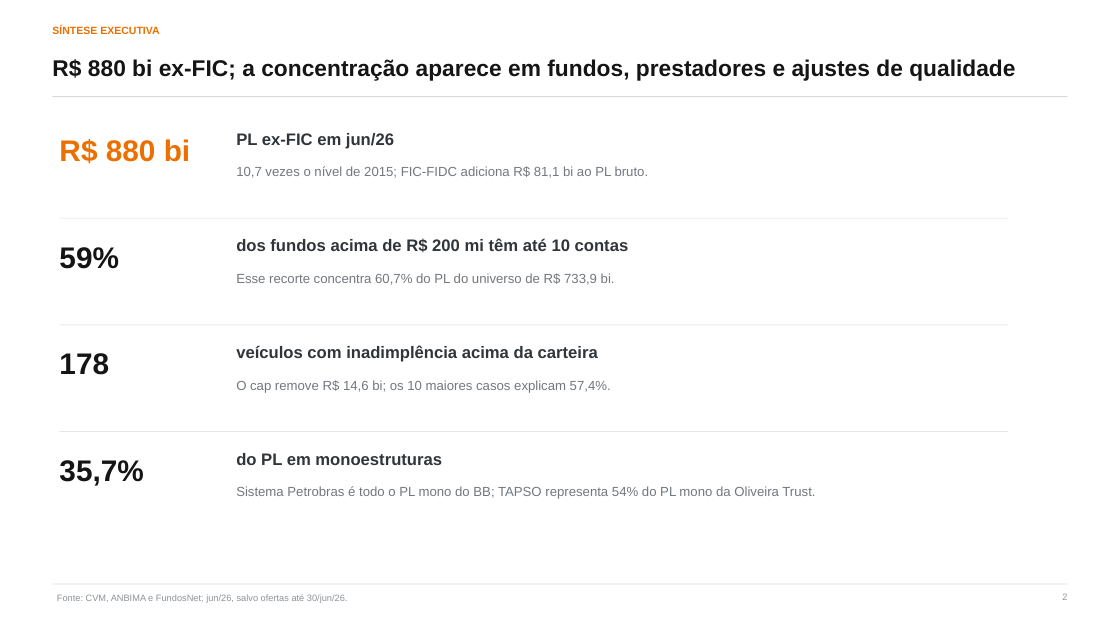
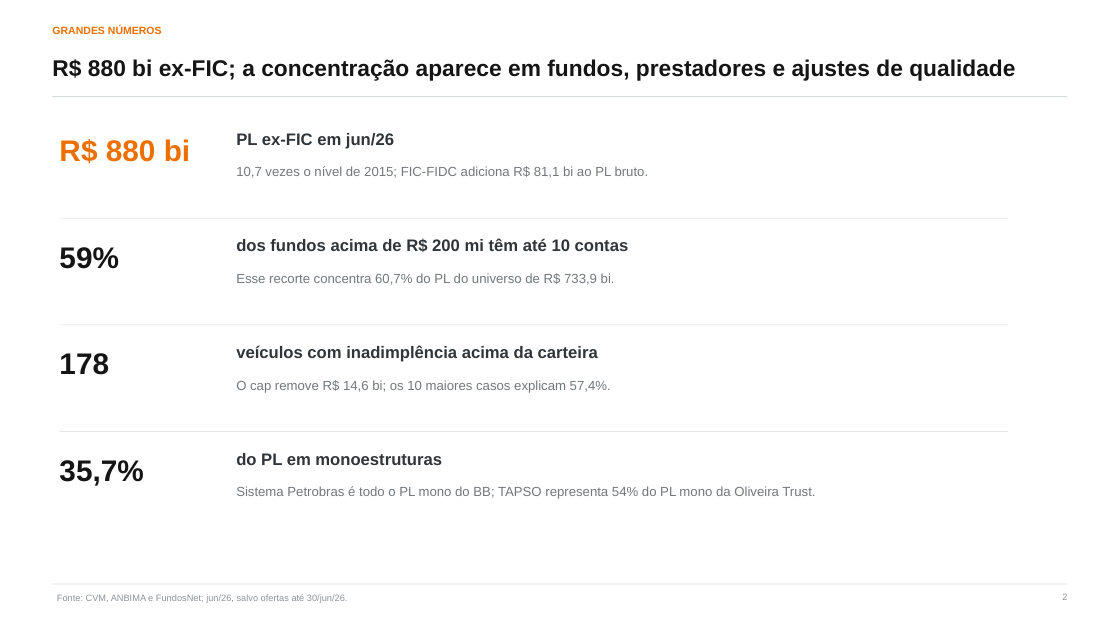
Before and after one commit to abalroar/fidc, a slide deck: slide 2 of data/industry_study/generated_revision/industry_executive_revised.pptx. Drawn at 1120x630 pixels with LibreOffice and Linux fonts; fonts in the diff are those of the drawing. Boxes give left, top, right and bottom in pixels: in the first picture for what was removed or moved away, otherwise in the second. Text is boxed around its words. In the diff, an @@ line names an element or a change of style, - is before the commit and + after.

```diff
--- a/data/industry_study/generated_revision/industry_executive_revised.pptx
+++ b/data/industry_study/generated_revision/industry_executive_revised.pptx
@@ text at box(52, 26, 162, 34): text changed @@
-SÍNTESE EXECUTIVA
+GRANDES NÚMEROS
```
Also in this commit, not shown: 54 other slides changed, 31 other files.
